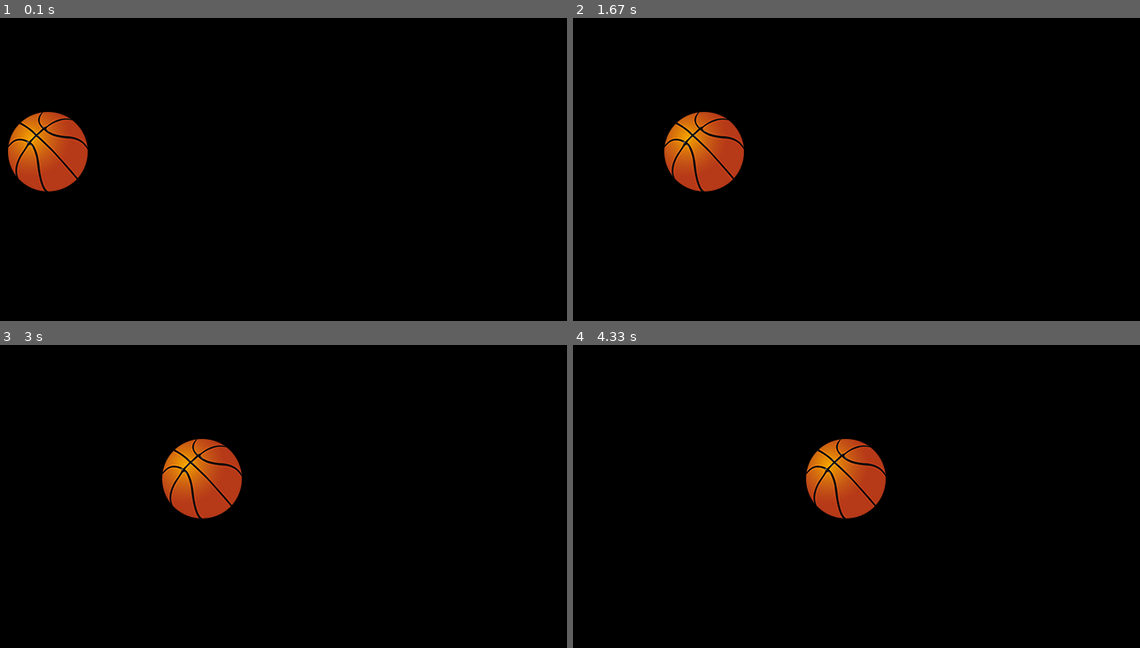
Above: before the commit, frames 1-4 (two rows, left to right).
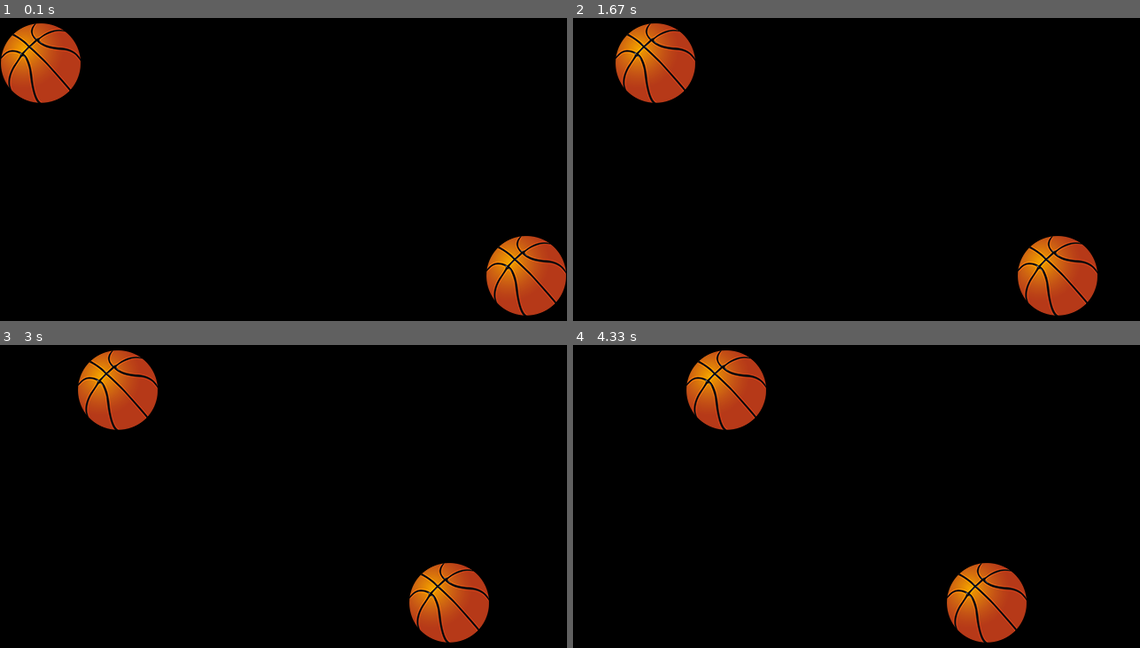
Above: after the commit, the same moments.

Repository: DJHook98/Python-Pygame
Game: pygame game, started from Basic animation/Test01.py
Same seed, same stepped clock (60 frames per second), same inputs: the game is played once before the commit and once after it.
Inputs:
- Up to frame 1 (0.1 s): no input
- Up to frame 2 (1.67 s): no input
- Up to frame 3 (3 s): no input
- Up to frame 4 (4.33 s): no input

The runs differ from the first frame. In frame 1, 8.3% of the frame differs, in the area x 0-100%, y 1-99%; in frame 2, 8.3%; in frame 3, 8.3%; in frame 4, 8.3%.

Commit message:
Updated Basic Animation 01

Diff:
--- a/Basic animation/Test01.py
+++ b/Basic animation/Test01.py
@@ -6,32 +6,50 @@
 
 # Activate pygame
 pygame.init()
+pygame.display.set_caption("Basic Animation Test 01")
 
 # Game window
 DISPLAYSURF = pygame.display.set_mode((640, 480), 0, 32)
 
 # Load images
+# Ball one
 ball_load = pygame.image.load("ball_01.png")
 ball = ball_load.convert_alpha()
 ball_x = ball.get_width()
+ball_y = (DISPLAYSURF.get_height() / 4) * 0.5
+
+# Ball two
+ball_2_load = pygame.image.load("ball_02.png")
+ball_2 = ball_2_load.convert_alpha()
+ball_2_x = ball_2.get_width()
+ball_2_y = (DISPLAYSURF.get_height() / 4) * 2.5
+
 
 #Variables
 COLOR = (0, 0, 0)
 x = 0
+x_2 = 640 - ball_2_x
+clock = pygame.time.Clock()
 
 while True:
+    clock.tick(30) #The game runs at 30 ticks per second
 
     for event in pygame.event.get():
-        if event.type == QUIT:
+        if event.type == QUIT or (event.type == KEYDOWN and event.key == K_ESCAPE):
             pygame.quit()
             os._exit(0)
 
     DISPLAYSURF.fill(COLOR)
-    DISPLAYSURF.blit(ball, (x, 160))
+    DISPLAYSURF.blit(ball, (x, ball_y))
+    DISPLAYSURF.blit(ball_2, (x_2, ball_2_y))
 
     x += 1
+    x_2 -= 1
 
     if x > 640:
         x = 0 - ball_x
 
+    if x_2 < 0 - ball_2_x:
+        x_2 = 640
+
     pygame.display.update()
Binary file added: Basic animation/ball_02.png
